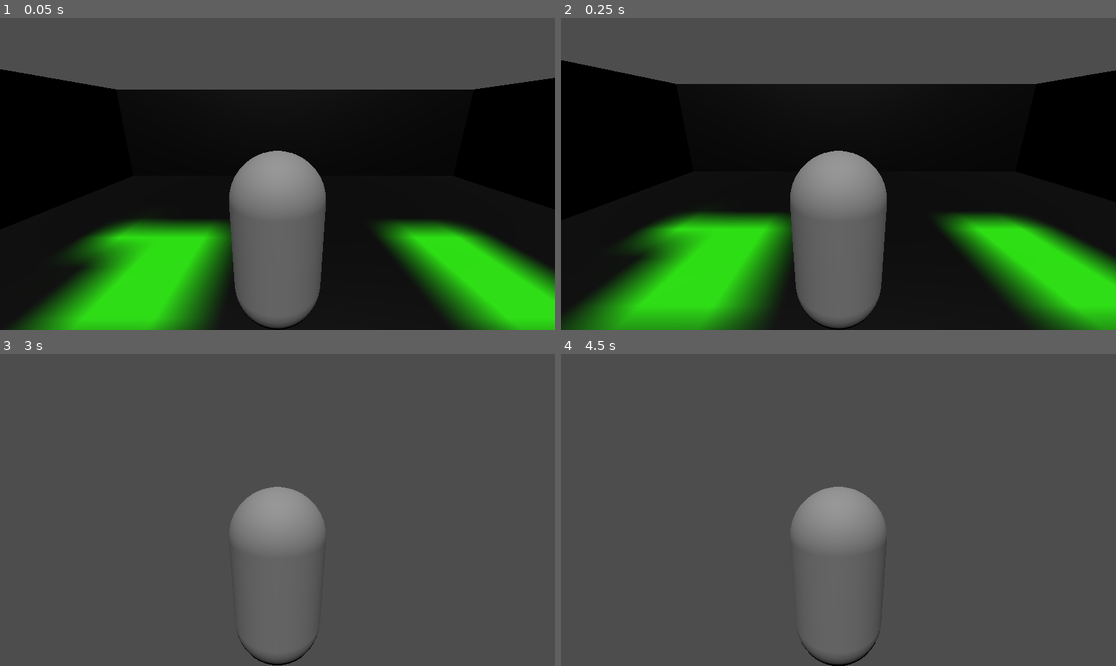
Above: before the commit, frames 1-4 (two rows, left to right).
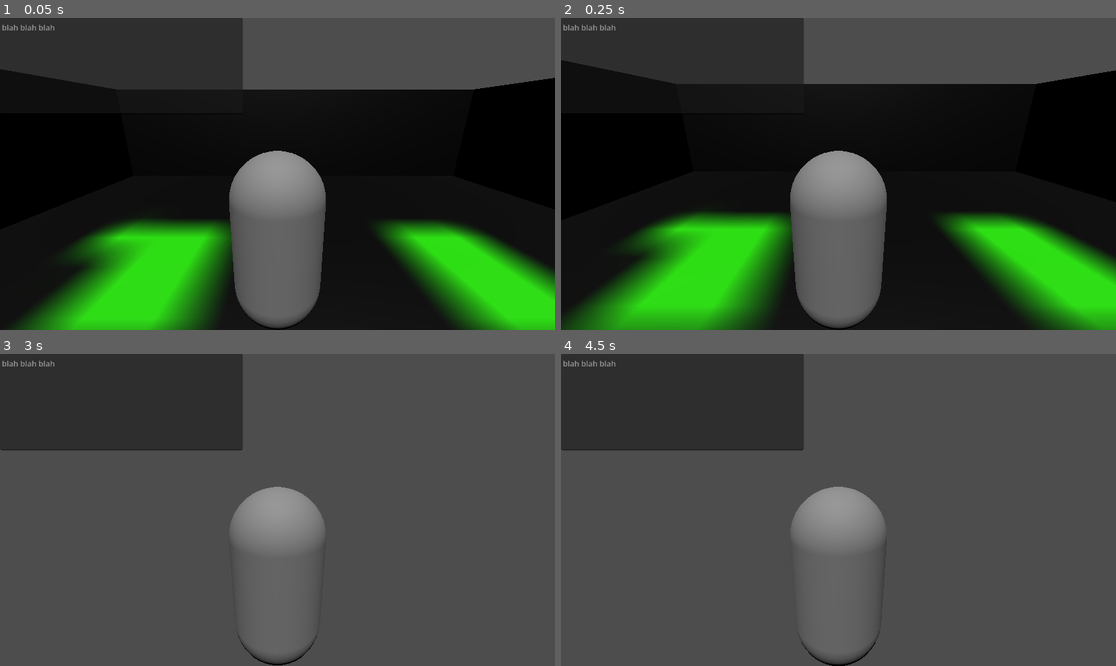
Above: after the commit, the same moments.

Repository: jbannisterly/SetInStone
Game: Godot game, scene res://Scene.tscn
The game is run twice, just before and just after one commit, with the same random seed, the same clock (stepped at 60 frames per second) and the same inputs.
Inputs (mouse positions are in pixels of both pictures, inside the frame that each line leads up to):
- Up to frame 1 (0.05 s): no input
- Up to frame 2 (0.25 s): no input
- Up to frame 3 (3 s): tap Enter (ui_accept) at 0.5, 0.77, 1.52, 2 s; move the mouse to (305, 510) at 0.52 s; hold W from 0.53 s (still down); click (305, 510) at 0.67 s; move the mouse to (249, 510) at 1.27 s; move the mouse to (288, 503) at 2.02 s; move the mouse to (271, 516) at 2.77 s; click (271, 516) at 2.92 s
- Up to frame 4 (4.5 s): keep holding W; tap Enter (ui_accept) at 3.02, 3.5, 3.77, 4.25 s; move the mouse to (877, 513) at 3.52 s; move the mouse to (794, 506) at 4.27 s

The runs differ from the first frame. In frame 1, 9.3% of the frame differs, in the area x 0-44%, y 0-23%; in frame 2, 8.4%; in frame 3, 13%, in the area x 0-44%, y 0-31%; in frame 4, 13%.

Commit message:
added score

Diff:
--- a/set-in-stone/EnemySpawner.tscn
+++ b/set-in-stone/EnemySpawner.tscn
@@ -4,6 +4,7 @@
 script/source = "extends Node3D
 
 @export var enemy = preload(\"res://Enemy.tscn\")
+
 var enemy_count = 0
 
 # Called when the node enters the scene tree for the first time.
@@ -14,6 +15,7 @@
 func _on_enemy_died():
 	print(\"died recieved\")
 	enemy_count -= 1
+	owner._on_kill()
 
 # Called every frame. 'delta' is the elapsed time since the previous frame.
 func _process(delta: float) -> void:
--- a/set-in-stone/Environment.tscn
+++ b/set-in-stone/Environment.tscn
@@ -1,7 +1,7 @@
 [gd_scene format=3 uid="uid://cr2j8tqx3fbgg"]
 
-[ext_resource type="PackedScene" uid="uid://bno832mf6qqvg" path="res://test.glb" id="1_ecc80"]
+[ext_resource type="PackedScene" uid="uid://bb8jgu0c8wq5b" path="res://test.glb" id="1_ecc80"]
 
 [node name="Environment" type="Node3D" unique_id=1047686709]
 
-[node name="test" parent="." unique_id=861193713 instance=ExtResource("1_ecc80")]
+[node name="test" parent="." unique_id=209896869 instance=ExtResource("1_ecc80")]
--- a/set-in-stone/Scene.tscn
+++ b/set-in-stone/Scene.tscn
@@ -4,9 +4,11 @@
 [ext_resource type="PackedScene" uid="uid://chv3rwgouf4iw" path="res://Player.tscn" id="1_t6lng"]
 [ext_resource type="PackedScene" uid="uid://x4i348ra710g" path="res://EnemySpawner.tscn" id="3_7mckg"]
 [ext_resource type="PackedScene" uid="uid://bb8jgu0c8wq5b" path="res://test.glb" id="3_j2eoc"]
+[ext_resource type="PackedScene" uid="uid://cv4syy48sl7b5" path="res://overlay.tscn" id="5_66br4"]
 
-[node name="Main" type="Node3D" unique_id=2051597188]
+[node name="Main" type="Node3D" unique_id=2051597188 node_paths=PackedStringArray("score_text")]
 script = ExtResource("1_7mckg")
+score_text = NodePath("Overlay")
 
 [node name="Player" parent="." unique_id=848546064 instance=ExtResource("1_t6lng")]
 transform = Transform3D(1, 0, 0, 0, 1, 0, 0, 0, 1, 0, 1.1911283, 0)
@@ -18,3 +20,5 @@
 transform = Transform3D(1, 0, 0, 0, 1, 0, 0, 0, 1, -0.9546417, -0.8591076, 0.15021873)
 
 [node name="Spawner" parent="." unique_id=1162535488 instance=ExtResource("3_7mckg")]
+
+[node name="Overlay" parent="." unique_id=254441940 instance=ExtResource("5_66br4")]
--- a/set-in-stone/main_scene.gd
+++ b/set-in-stone/main_scene.gd
@@ -1,5 +1,8 @@
 extends Node3D
 
+@export var score_text: Control
+
+var score = 0
 
 # Called when the node enters the scene tree for the first time.
 func _ready() -> void:
@@ -7,6 +10,10 @@
 	Input.set_mouse_mode(Input.MOUSE_MODE_CAPTURED)
 
 	pass # Replace with function body.
+
+func _on_kill() -> void:
+	score += 1
+	score_text.UpdateScore(score)
 
 
 # Called every frame. 'delta' is the elapsed time since the previous frame.
--- /dev/null
+++ b/set-in-stone/overlay.gd
@@ -0,0 +1,15 @@
+extends Control
+
+@export var score: TextEdit
+
+# Called when the node enters the scene tree for the first time.
+func _ready() -> void:
+	pass # Replace with function body.
+
+func UpdateScore(value: int) -> void:
+	score.text = str(value)
+	pass
+
+# Called every frame. 'delta' is the elapsed time since the previous frame.
+func _process(delta: float) -> void:
+	pass
--- /dev/null
+++ b/set-in-stone/overlay.tscn
@@ -0,0 +1,22 @@
+[gd_scene format=3 uid="uid://cv4syy48sl7b5"]
+
+[ext_resource type="Script" uid="uid://bdq38cykcmcr5" path="res://overlay.gd" id="1_42nn7"]
+[ext_resource type="Script" uid="uid://dgwhljqcjdrso" path="res://score.gd" id="1_nv86q"]
+
+[node name="Overlay" type="Control" unique_id=254441940 node_paths=PackedStringArray("score")]
+layout_mode = 3
+anchors_preset = 15
+anchor_right = 1.0
+anchor_bottom = 1.0
+grow_horizontal = 2
+grow_vertical = 2
+script = ExtResource("1_42nn7")
+score = NodePath("Score")
+
+[node name="Score" type="TextEdit" parent="." unique_id=1815615784]
+layout_mode = 0
+offset_right = 504.0
+offset_bottom = 200.0
+theme_override_colors/background_color = Color(0.24313726, 0.19215687, 0.02745098, 0)
+placeholder_text = "blah blah blah"
+script = ExtResource("1_nv86q")
--- /dev/null
+++ b/set-in-stone/score.gd
@@ -0,0 +1,11 @@
+extends TextEdit
+
+
+# Called when the node enters the scene tree for the first time.
+func _ready() -> void:
+	pass # Replace with function body.
+
+
+# Called every frame. 'delta' is the elapsed time since the previous frame.
+func _process(delta: float) -> void:
+	pass
--- /dev/null
+++ b/set-in-stone/scoreboard.gd
@@ -0,0 +1,11 @@
+extends Control
+
+
+# Called when the node enters the scene tree for the first time.
+func _ready() -> void:
+	pass # Replace with function body.
+
+
+# Called every frame. 'delta' is the elapsed time since the previous frame.
+func _process(delta: float) -> void:
+	pass
Not shown, added: set-in-stone/overlay.gd.uid
Not shown, added: set-in-stone/score.gd.uid
Not shown, added: set-in-stone/scoreboard.gd.uid
Not shown, changed: models/test.blend
Not shown, changed: models/test.blend1
